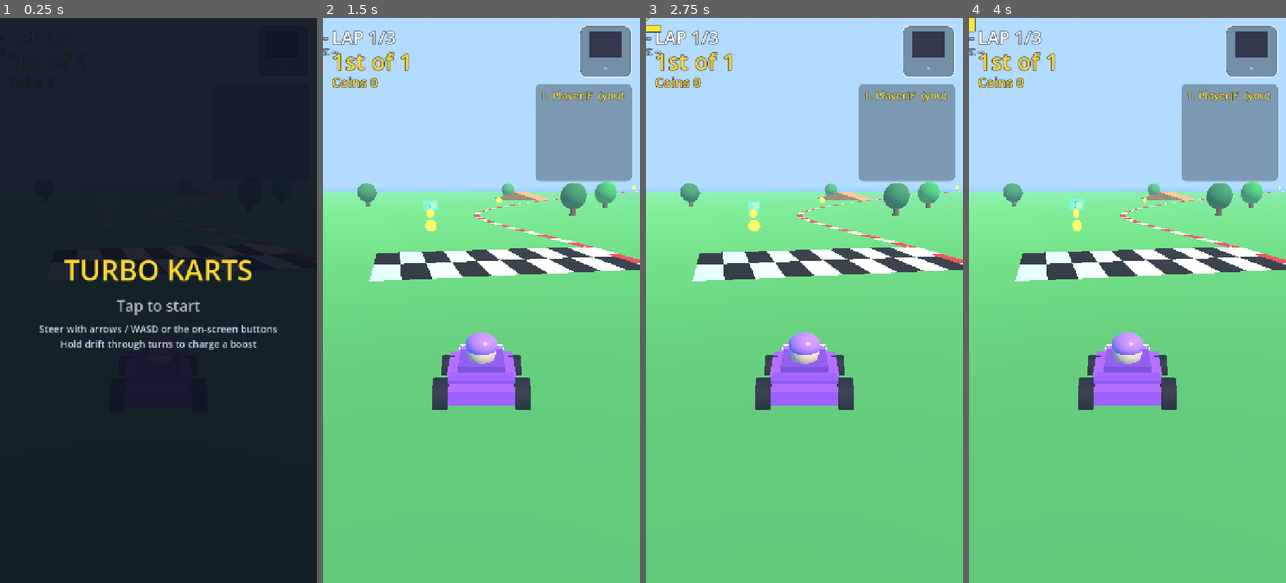
Above: before the commit, frames 1-4 (left to right).
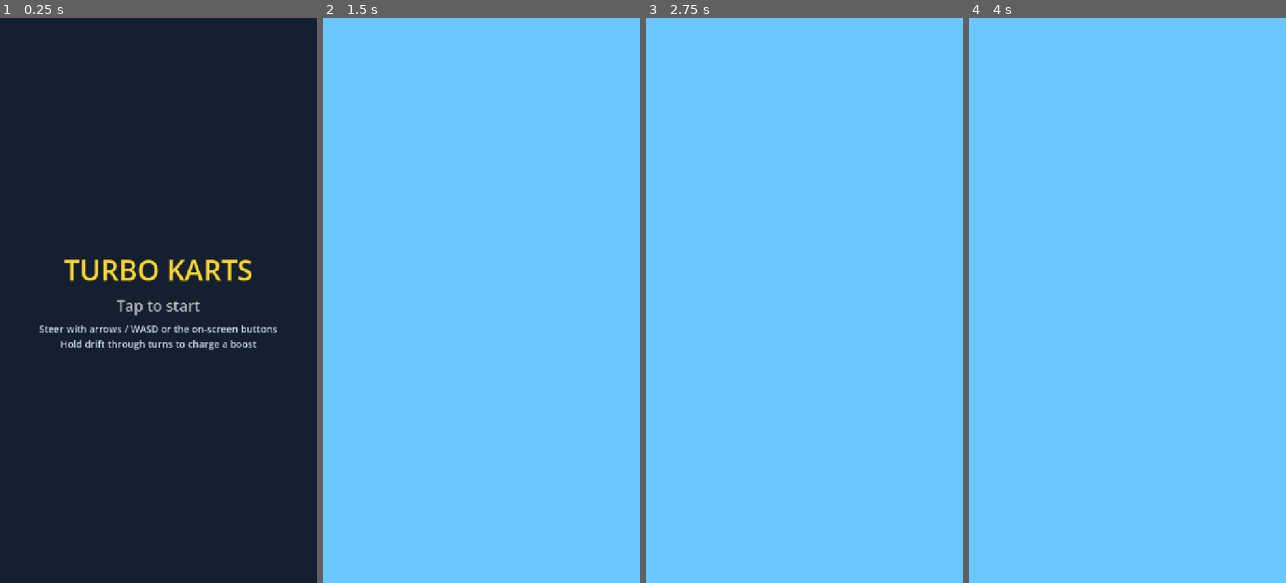
Above: after the commit, the same moments.

Repository: joseb33w/turbo-karts
Game: Godot game, scene res://main.tscn
Two runs of this game, one before a commit and one after it. Both use one fixed random seed, a clock stepped at 60 frames per second and the inputs below.
Inputs (mouse positions are in pixels of both pictures, inside the frame that each line leads up to):
- Up to frame 1 (0.25 s): no input
- Up to frame 2 (1.5 s): tap Enter at 0.5 s; move the mouse to (551, 272) at 0.52 s; hold Right (kart_right) 0.53-1.28 s; hold Space (kart_drift) 0.53-1.28 s; click (551, 272) at 0.67 s; move the mouse to (418, 328) at 1.27 s; hold Down (kart_brake) from 1.28 s (still down); tap E (kart_item) at 1.35 s
- Up to frame 3 (2.75 s): move the mouse to (836, 176) at 2.02 s; release Down (kart_brake) at 2.03 s; hold Right (kart_right) from 2.03 s (still down); tap Shift at 2.1 s
- Up to frame 4 (4 s): move the mouse to (1111, 413) at 2.77 s; tap Enter at 2.85 s; click (1111, 413) at 2.92 s; tap Space (kart_drift) at 3.5 s; move the mouse to (1222, 385) at 3.52 s; release Right (kart_right) at 3.53 s; hold Left (kart_left) from 3.53 s (still down); hold Space (kart_drift) from 3.53 s (still down)

The runs differ from the first frame. In frame 2, 100% of the frame differs, in the area x 0-100%, y 0-100%; in frame 3, 100%; in frame 4, 100%.
Error after the commit: Invalid call to function 'build' in base 'Node3D (track.gd)'. Expected 1 argument(s). (res://scripts/game.gd:49)

Commit message:
Themed procedural track from arena spec (sky, decor, water, neon)

Diff:
--- a/scripts/track.gd
+++ b/scripts/track.gd
@@ -1,12 +1,17 @@
 extends Node3D
-## Procedural looping race circuit. A closed Catmull-Rom curve defines the
-## centerline; road / kerb / checker meshes are generated from it. The kart asks
-## this node where the road is (closest offset, lateral distance, surface height,
-## tangent) instead of using mesh collision - robust and cheap for arcade karts.
+## Procedural looping race circuit, built from an arena spec (see arenas.gd). A closed
+## Catmull-Rom curve from the spec's control points defines the centerline; road / kerb
+## / checker meshes are generated from it, themed per arena (sky, sun, ground, kerbs,
+## fog, water, decor). The kart asks this node where the road is (closest offset,
+## lateral distance, surface height, tangent) instead of using mesh collision.
 
 const HALF_WIDTH := 7.0
 const GRASS_MARGIN := 6.5            # drivable grass beyond the road edge
 const SHORTCUT_HALF := 3.2
+
+var spec: Dictionary = {}
+var theme: Dictionary = {}
+var laps := 3
 
 var curve := Curve3D.new()
 var length := 0.0
@@ -18,22 +23,11 @@
 var _shortcut_b := Vector3.ZERO
 var _shortcut_active := false
 
-const CONTROL := [
-	Vector3(0, 0, -62),
-	Vector3(48, 0, -74),
-	Vector3(92, 1.5, -46),
-	Vector3(98, 4.5, 4),
-	Vector3(74, 6.0, 46),
-	Vector3(32, 2.0, 62),
-	Vector3(-16, 0, 66),
-	Vector3(-62, 0, 48),
-	Vector3(-92, 0, 6),
-	Vector3(-78, 0, -36),
-	Vector3(-36, 0, -58),
-]
-
-
-func build() -> void:
+
+func build(arena: Dictionary) -> void:
+	spec = arena
+	theme = arena.get("theme", {})
+	laps = int(arena.get("laps", 3))
 	_build_curve()
 	length = curve.get_baked_length()
 	_define_features()
@@ -45,19 +39,24 @@
 	_build_decor()
 
 
+func _control() -> Array:
+	return spec.get("control", [])
+
+
 func _build_curve() -> void:
 	curve.bake_interval = 0.6
-	var m := CONTROL.size()
+	var ctrl := _control()
+	var m := ctrl.size()
 	var steps := 14
 	for i in m:
-		var p0: Vector3 = CONTROL[(i - 1 + m) % m]
-		var p1: Vector3 = CONTROL[i]
-		var p2: Vector3 = CONTROL[(i + 1) % m]
-		var p3: Vector3 = CONTROL[(i + 2) % m]
+		var p0: Vector3 = ctrl[(i - 1 + m) % m]
+		var p1: Vector3 = ctrl[i]
+		var p2: Vector3 = ctrl[(i + 1) % m]
+		var p3: Vector3 = ctrl[(i + 2) % m]
 		for s in steps:
 			var t := float(s) / float(steps)
 			curve.add_point(_catmull(p0, p1, p2, p3, t))
-	curve.add_point(CONTROL[0])
+	curve.add_point(ctrl[0])
 
 
 func _catmull(p0: Vector3, p1: Vector3, p2: Vector3, p3: Vector3, t: float) -> Vector3:
@@ -67,7 +66,6 @@
 
 
 func _define_features() -> void:
-	# A jump ramp on the long approach and one before the hill.
 	for off: float in [length * 0.16, length * 0.45]:
 		var pos := curve.sample_baked(off)
 		var dir := tangent_at(off)
@@ -79,10 +77,10 @@
 	for i in 30:
 		coin_specs.append({"offset": fmod(length * (0.04 + 0.032 * float(i)), length), "side": (-1.0 if i % 2 == 0 else 1.0) * (1.0 if i % 4 < 2 else 2.4)})
 
-	# Shortcut: a narrow chord cutting across the wide right-hand sweep.
-	_shortcut_a = curve.sample_baked(length * 0.60)
-	_shortcut_b = curve.sample_baked(length * 0.72)
-	_shortcut_active = true
+	if bool(theme.get("shortcut", false)):
+		_shortcut_a = curve.sample_baked(length * 0.60)
+		_shortcut_b = curve.sample_baked(length * 0.72)
+		_shortcut_active = true
 
 
 func tangent_at(offset: float) -> Vector3:
@@ -164,10 +162,12 @@
 	return m
 
 
-func _vcolor_mat() -> StandardMaterial3D:
+func _vcolor_mat(unshaded := false) -> StandardMaterial3D:
 	var m := StandardMaterial3D.new()
 	m.vertex_color_use_as_albedo = true
 	m.roughness = 0.9
+	if unshaded:
+		m.shading_mode = BaseMaterial3D.SHADING_MODE_UNSHADED
 	return m
 
 
@@ -177,43 +177,45 @@
 	env.background_mode = Environment.BG_SKY
 	var sky := Sky.new()
 	var psm := ProceduralSkyMaterial.new()
-	psm.sky_top_color = Color(0.25, 0.6, 1.0)
-	psm.sky_horizon_color = Color(0.7, 0.88, 1.0)
-	psm.ground_horizon_color = Color(0.7, 0.88, 1.0)
-	psm.ground_bottom_color = Color(0.5, 0.7, 0.9)
-	psm.sun_angle_max = 30.0
+	psm.sky_top_color = theme.get("sky_top", Color(0.25, 0.6, 1.0))
+	psm.sky_horizon_color = theme.get("sky_horizon", Color(0.7, 0.88, 1.0))
+	psm.ground_horizon_color = theme.get("ground_horizon", Color(0.7, 0.88, 1.0))
+	psm.ground_bottom_color = theme.get("ground_bottom", Color(0.5, 0.7, 0.9))
+	psm.sun_angle_max = float(theme.get("sun_angle", 30.0))
 	sky.sky_material = psm
 	env.sky = sky
 	env.ambient_light_source = Environment.AMBIENT_SOURCE_SKY
-	env.ambient_light_energy = 1.1
-	env.fog_enabled = true
-	env.fog_light_color = Color(0.7, 0.86, 1.0)
-	env.fog_density = 0.0016
+	env.ambient_light_energy = float(theme.get("ambient", 1.1))
+	if bool(theme.get("fog", true)):
+		env.fog_enabled = true
+		env.fog_light_color = theme.get("fog_color", Color(0.7, 0.86, 1.0))
+		env.fog_density = float(theme.get("fog_density", 0.0016))
 	we.environment = env
 	add_child(we)
 
 	var sun := DirectionalLight3D.new()
-	sun.rotation_degrees = Vector3(-52, -48, 0)
-	sun.light_energy = 1.15
-	sun.light_color = Color(1.0, 0.97, 0.9)
+	sun.rotation_degrees = theme.get("sun_rot", Vector3(-52, -48, 0))
+	sun.light_energy = float(theme.get("sun_energy", 1.15))
+	sun.light_color = theme.get("sun_color", Color(1.0, 0.97, 0.9))
 	sun.shadow_enabled = false
 	add_child(sun)
 
-	var water := MeshInstance3D.new()
-	var wp := PlaneMesh.new()
-	wp.size = Vector2(2000, 2000)
-	water.mesh = wp
-	water.material_override = _mat(Color(0.30, 0.62, 0.85), 0.3)
-	water.position = Vector3(0, -5.0, 0)
-	add_child(water)
-
-	var grass := MeshInstance3D.new()
+	if bool(theme.get("water", false)):
+		var water := MeshInstance3D.new()
+		var wp := PlaneMesh.new()
+		wp.size = Vector2(2000, 2000)
+		water.mesh = wp
+		water.material_override = _mat(theme.get("water_color", Color(0.30, 0.62, 0.85)), 0.3)
+		water.position = Vector3(0, float(theme.get("water_y", -5.0)), 0)
+		add_child(water)
+
+	var ground := MeshInstance3D.new()
 	var gp := PlaneMesh.new()
-	gp.size = Vector2(420, 420)
-	grass.mesh = gp
-	grass.material_override = _mat(Color(0.36, 0.72, 0.34))
-	grass.position = Vector3(0, -0.05, 0)
-	add_child(grass)
+	gp.size = Vector2(640, 640)
+	ground.mesh = gp
+	ground.material_override = _mat(theme.get("ground", Color(0.36, 0.72, 0.34)))
+	ground.position = Vector3(0, -0.05, 0)
+	add_child(ground)
 
 
 func _build_road() -> void:
@@ -236,7 +238,7 @@
 	st.generate_normals()
 	var mi := MeshInstance3D.new()
 	mi.mesh = st.commit()
-	mi.material_override = _mat(Color(0.28, 0.29, 0.34))
+	mi.material_override = _mat(theme.get("road", Color(0.28, 0.29, 0.34)))
 	add_child(mi)
 
 
@@ -246,6 +248,9 @@
 	var n := 200
 	var inner := HALF_WIDTH
 	var outer := HALF_WIDTH + 0.8
+	var emit := float(theme.get("kerb_emit", 0.0))
+	var ca: Color = theme.get("kerb_a", Color(0.92, 0.2, 0.2))
+	var cb: Color = theme.get("kerb_b", Color(0.96, 0.96, 0.96))
 	for side: float in [-1.0, 1.0]:
 		var pl := Vector3.ZERO
 		var po := Vector3.ZERO
@@ -257,13 +262,13 @@
 			var a := c + nrm * inner + Vector3(0, 0.06, 0)
 			var b := c + nrm * outer + Vector3(0, 0.06, 0)
 			if i > 0:
-				var col := Color(0.92, 0.2, 0.2) if i % 2 == 0 else Color(0.96, 0.96, 0.96)
+				var col := ca if i % 2 == 0 else cb
 				_quad_c(st, pl, a, b, po, col)
 			pl = a
 			po = b
 	var mi := MeshInstance3D.new()
 	mi.mesh = st.commit()
-	mi.material_override = _vcolor_mat()
+	mi.material_override = _vcolor_mat(emit > 0.0)
 	add_child(mi)
 
 
@@ -304,26 +309,32 @@
 		var pm := PrismMesh.new()
 		pm.size = Vector3(2.0 * HALF_WIDTH - 1.0, 1.6, 5.0)
 		ramp.mesh = pm
-		ramp.material_override = _mat(Color(1.0, 0.62, 0.2), 0.5)
+		ramp.material_override = _mat(Color(1.0, 0.62, 0.2), 0.5, 0.4 if float(theme.get("kerb_emit", 0.0)) > 0.0 else 0.0)
 		ramp.position = pos + Vector3(0, 0.8, 0)
 		ramp.rotation.y = atan2(dir.x, dir.z)
-		ramp.rotation_degrees.y += 0.0
 		add_child(ramp)
 
 
 func _build_decor() -> void:
+	var kind := str(theme.get("decor", "trees"))
+	if kind == "none":
+		return
 	var rng := RandomNumberGenerator.new()
 	rng.seed = 4242
-	for i in 26:
-		var off := length * float(i) / 26.0 + rng.randf_range(-4.0, 4.0)
+	var count := 26
+	for i in count:
+		var off := length * float(i) / float(count) + rng.randf_range(-4.0, 4.0)
 		var c := curve.sample_baked(fposmod(off, length))
 		var dir := tangent_at(off)
 		var nrm := Vector3(-dir.z, 0, dir.x)
 		var side := 1.0 if i % 2 == 0 else -1.0
-		var dist := HALF_WIDTH + GRASS_MARGIN + rng.randf_range(2.0, 9.0)
+		var dist := HALF_WIDTH + GRASS_MARGIN + rng.randf_range(2.0, 10.0)
 		var base := c + nrm * side * dist
 		base.y = 0.0
-		_make_tree(base, rng)
+		match kind:
+			"cacti": _make_cactus(base, rng)
+			"city": _make_building(base, rng)
+			_: _make_tree(base, rng)
 
 
 func _make_tree(base: Vector3, rng: RandomNumberGenerator) -> void:
@@ -348,6 +359,57 @@
 	add_child(leaf)
 
 
+func _make_cactus(base: Vector3, rng: RandomNumberGenerator) -> void:
+	var col := Color(0.20, 0.52, 0.28)
+	var mat := _mat(col)
+	var h := rng.randf_range(2.2, 3.6)
+	var trunk := MeshInstance3D.new()
+	var tm := CapsuleMesh.new()
+	tm.radius = 0.45
+	tm.height = h
+	tm.radial_segments = 8
+	tm.rings = 3
+	trunk.mesh = tm
+	trunk.material_override = mat
+	trunk.position = base + Vector3(0, h * 0.5, 0)
+	add_child(trunk)
+	for s: float in [-1.0, 1.0]:
+		if rng.randf() < 0.4:
+			continue
+		var arm := MeshInstance3D.new()
+		var am := CapsuleMesh.new()
+		am.radius = 0.28
+		am.height = 1.3
+		am.radial_segments = 6
+		am.rings = 2
+		arm.mesh = am
+		arm.material_override = mat
+		arm.rotation.z = s * 1.0
+		arm.position = base + Vector3(s * 0.6, h * 0.6, 0)
+		add_child(arm)
+
+
+func _make_building(base: Vector3, rng: RandomNumberGenerator) -> void:
+	var h := rng.randf_range(8.0, 22.0)
+	var w := rng.randf_range(4.0, 8.0)
+	var body := MeshInstance3D.new()
+	var bm := BoxMesh.new()
+	bm.size = Vector3(w, h, w)
+	body.mesh = bm
+	body.material_override = _mat(Color(0.05, 0.05, 0.09), 0.6)
+	body.position = base + Vector3(0, h * 0.5, 0)
+	add_child(body)
+	var neon := MeshInstance3D.new()
+	var nm := BoxMesh.new()
+	nm.size = Vector3(w + 0.2, 0.5, w + 0.2)
+	neon.mesh = nm
+	var palette := [Color(0.1, 0.95, 1.0), Color(1.0, 0.2, 0.85), Color(0.7, 0.4, 1.0), Color(1.0, 0.8, 0.2)]
+	var nc: Color = palette[rng.randi() % palette.size()]
+	neon.material_override = _mat(nc, 0.4, 2.6)
+	neon.position = base + Vector3(0, h - rng.randf_range(1.0, 3.0), 0)
+	add_child(neon)
+
+
 func _quad(st: SurfaceTool, a: Vector3, b: Vector3, c: Vector3, d: Vector3) -> void:
 	st.add_vertex(a); st.add_vertex(b); st.add_vertex(c)
 	st.add_vertex(a); st.add_vertex(c); st.add_vertex(d)
